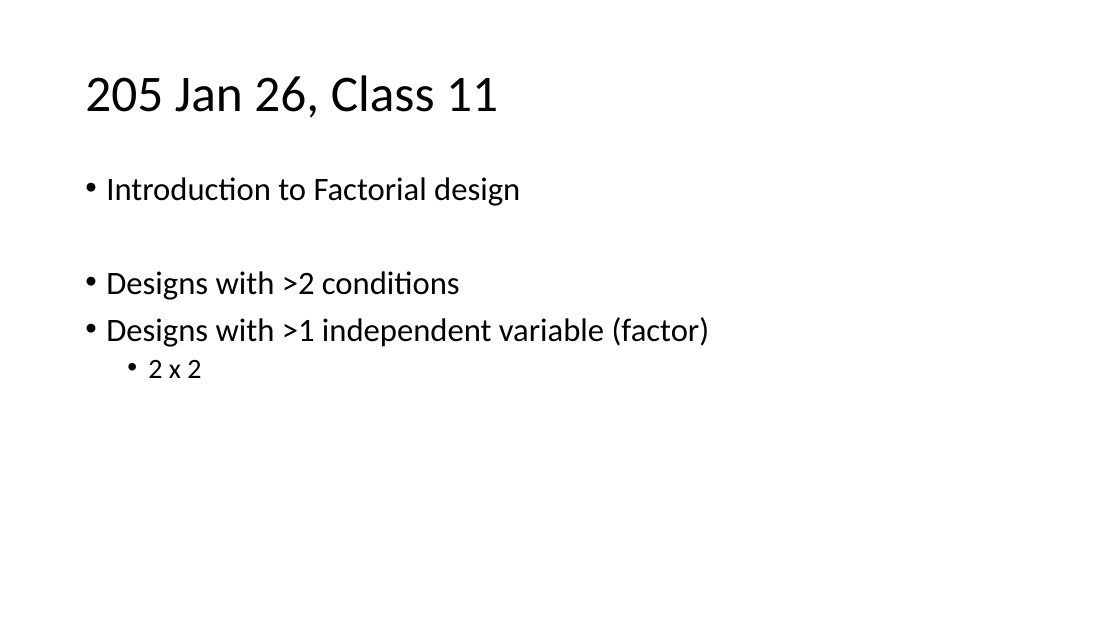
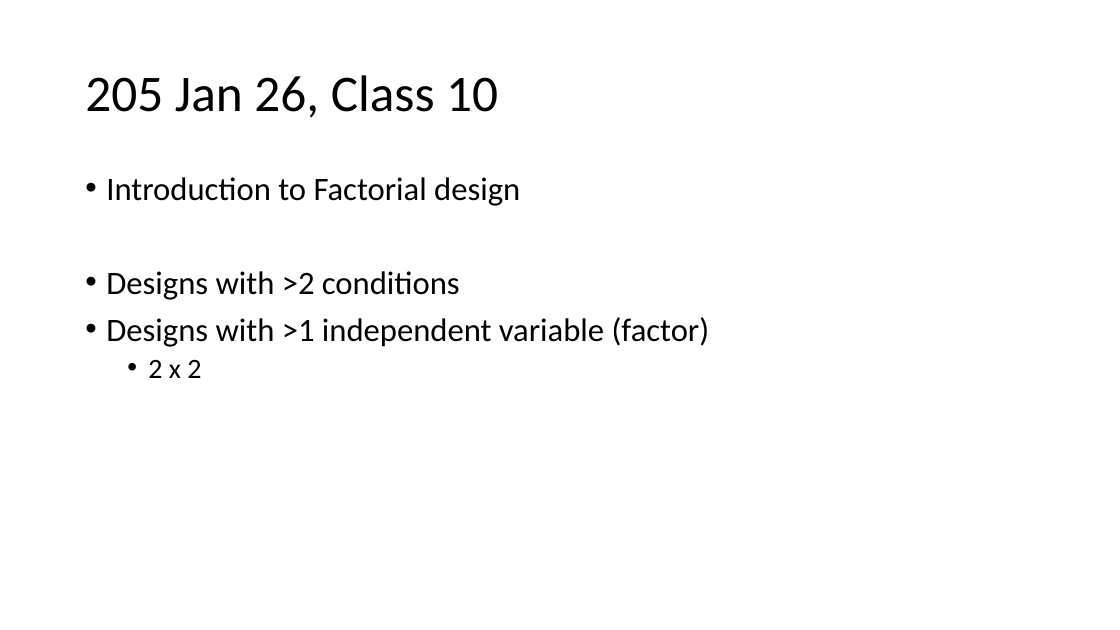
Before and after one commit to preber/Research-Methods, a slide deck: slide 1 of Class Slides 2024/Class 10.pptx. Drawn at 1120x630 pixels with LibreOffice and Linux fonts; fonts in the diff are those of the drawing. Boxes give left, top, right and bottom in pixels: in the first picture for what was removed or moved away, otherwise in the second. Text is boxed around its words. In the diff, an @@ line names an element or a change of style, - is before the commit and + after.

```diff
--- a/Class Slides 2024/Class 10.pptx
+++ b/Class Slides 2024/Class 10.pptx
@@ title at (x1=85, y1=75, x2=498, y2=118): text changed @@
-205 Jan 26, Class 11
+205 Jan 26, Class 10
```
Also in this commit, not shown: 7 other files.
